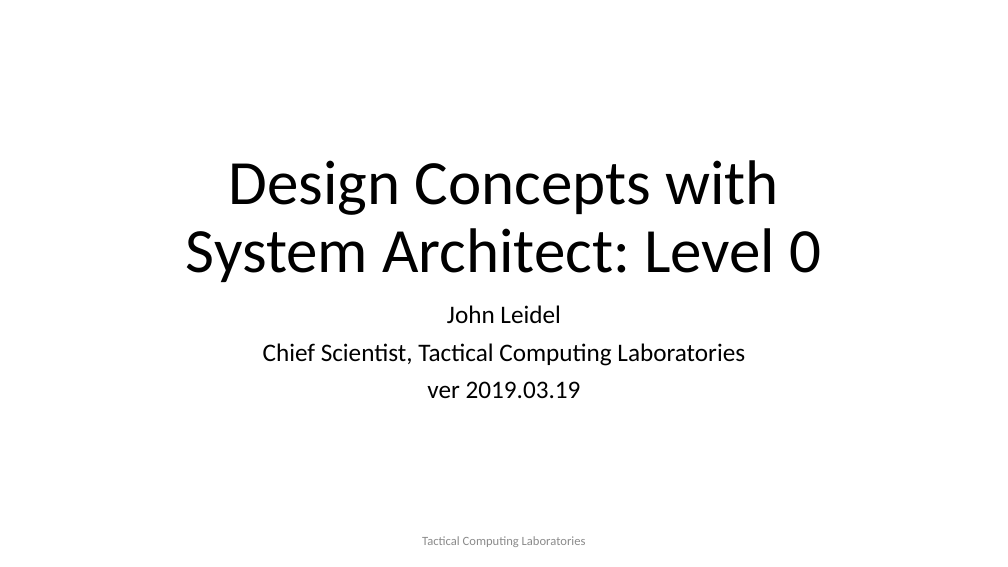
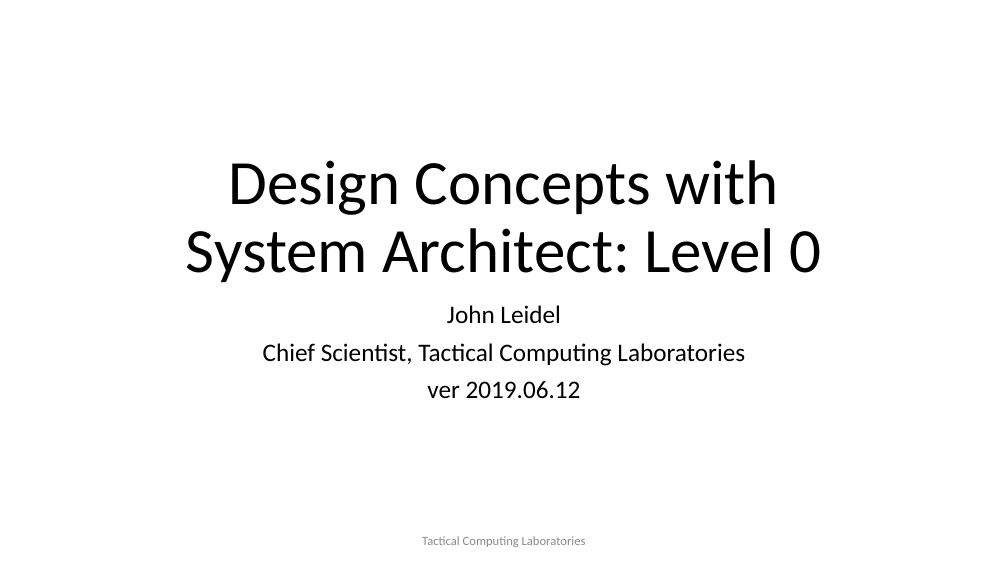
Before and after one commit to opensocsysarch/CoreGenTutorials, a slide deck: slide 1 of LEVEL0/SysArchDesignConcepts_LEVEL0.pptx. Drawn at 1008x567 pixels with LibreOffice and Linux fonts; fonts in the diff are those of the drawing; background and template pictures are left out. Boxes give left, top, right and bottom in pixels: in the first picture for what was removed or moved away, otherwise in the second. Text is boxed around its words. In the diff, an @@ line names an element or a change of style, - is before the commit and + after.

Commit message:
adding stonecutter text to level 0 tutorial

```diff
--- a/LEVEL0/SysArchDesignConcepts_LEVEL0.pptx
+++ b/LEVEL0/SysArchDesignConcepts_LEVEL0.pptx
@@ subtitle at box(427, 381, 581, 398): text changed @@
-ver 2019.03.19
+ver 2019.06.12
```
Also in this commit, not shown: 5 slides added, 1 other file.
